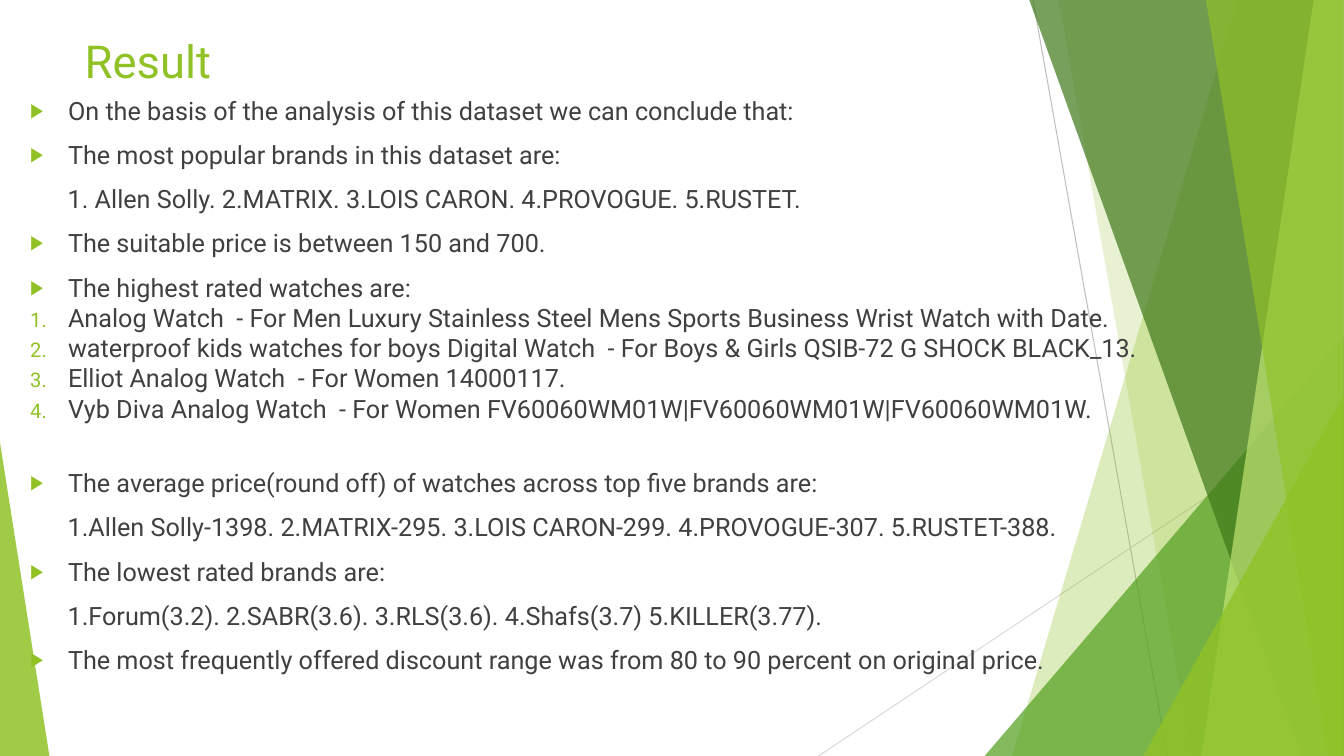
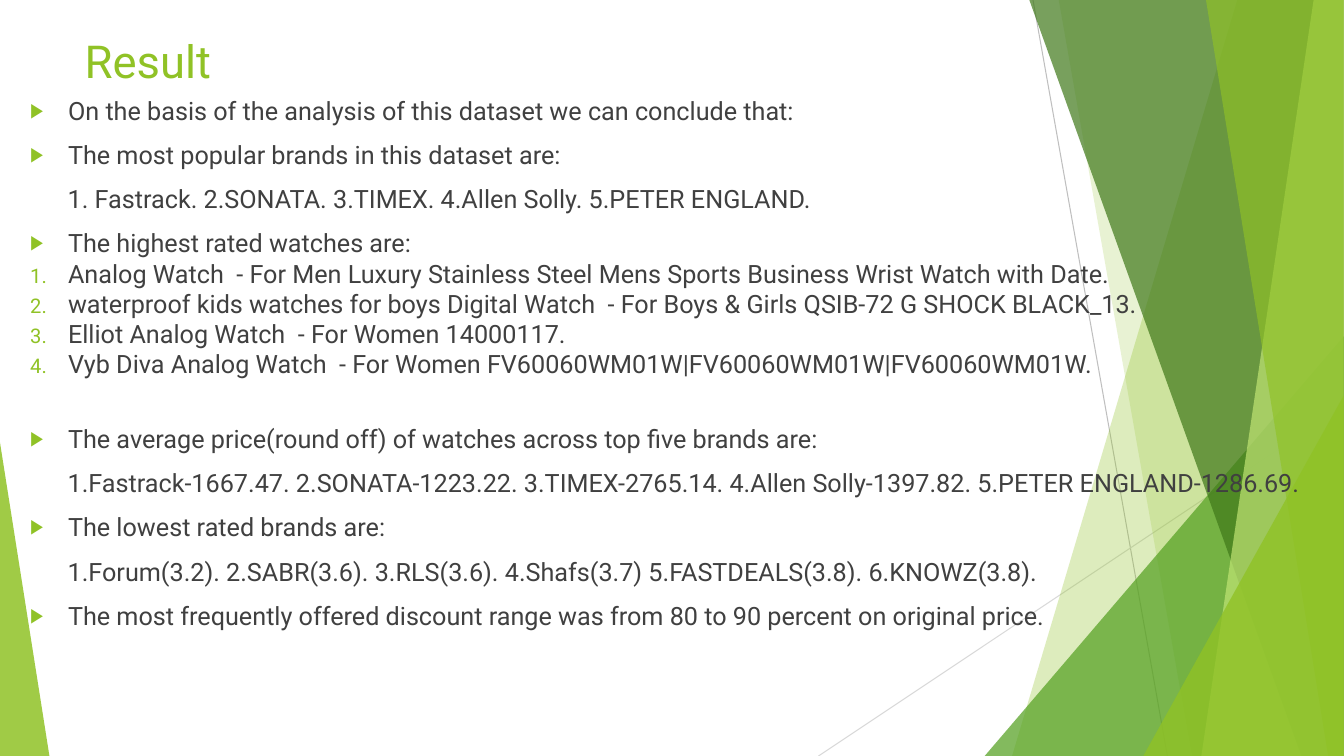
Before and after one commit to mohitshrivastava450/Excel-Watch-dataset, a slide deck: slide 14 of Result/Flipkartppt.pptx (slide 15 before the commit). Drawn at 1344x756 pixels with LibreOffice and Linux fonts; fonts in the diff are those of the drawing. Boxes give left, top, right and bottom in pixels: in the first picture for what was removed or moved away, otherwise in the second. Text is boxed around its words. In the diff, an @@ line names an element or a change of style, - is before the commit and + after.

```diff
--- a/Result/Flipkartppt.pptx
+++ b/Result/Flipkartppt.pptx
@@ text at (68, 189, 811, 214): text changed @@
-1. Allen Solly. 2.MATRIX. 3.LOIS CARON. 4.PROVOGUE. 5.RUSTET.
-▶ The suitable price is between 150 and 700.
+1. Fastrack. 2.SONATA. 3.TIMEX. 4.Allen Solly. 5.PETER ENGLAND.
@@ text at (68, 469, 1299, 498): text changed @@
-1.Allen Solly-1398. 2.MATRIX-295. 3.LOIS CARON-299. 4.PROVOGUE-307. 5.RUSTET-388.
+1.Fastrack-1667.47. 2.SONATA-1223.22. 3.TIMEX-2765.14. 4.Allen Solly-1397.82. 5.PETER ENGLAND-1286.69.
@@ text at (68, 561, 1037, 587): text changed @@
-1.Forum(3.2). 2.SABR(3.6). 3.RLS(3.6). 4.Shafs(3.7) 5.KILLER(3.77).
+1.Forum(3.2). 2.SABR(3.6). 3.RLS(3.6). 4.Shafs(3.7) 5.FASTDEALS(3.8). 6.KNOWZ(3.8).
```
Also in this commit, not shown: 8 other slides changed, 1 slide removed, 2 other files.
